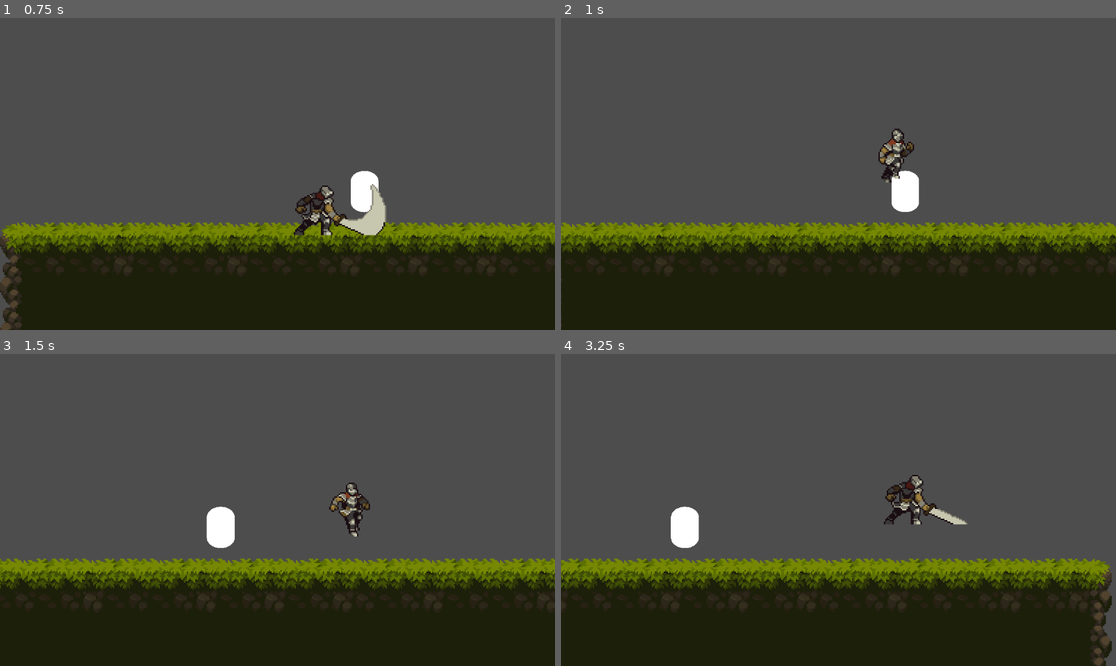
Above: before the commit, frames 1-4 (two rows, left to right).
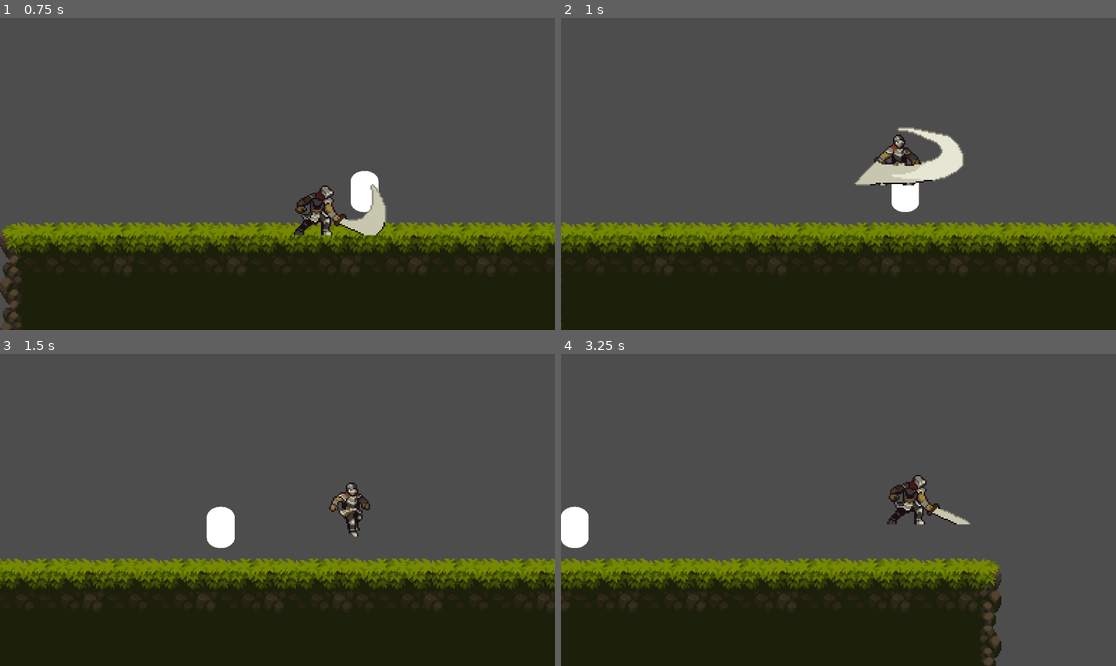
Above: after the commit, the same moments.

Repository: always-hehe-devs/heheGame
Game: Godot game, scene res://main.tscn
The game is run twice, just before and just after one commit, with the same random seed, the same clock (stepped at 60 frames per second) and the same inputs.
Inputs:
- Up to frame 1 (0.75 s): hold Right (move_right) from 0.53 s (still down); tap F (attack) at 0.6 s
- Up to frame 2 (1 s): keep holding Right (move_right); tap Space (jump) at 0.77 s; tap D (attack_second, bound only after the commit) at 0.8 s
- Up to frame 3 (1.5 s): keep holding Right (move_right); tap D (attack_second, bound only after the commit) at 1.35 s
- Up to frame 4 (3.25 s): tap Space (jump) at 1.52, 3.02 s; tap F (attack) at 1.55, 2.1, 3.05 s; release Right (move_right) at 2.03 s; hold Left (move_left) 2.03-2.78 s; tap D (attack_second, bound only after the commit) at 2.3 s; hold Right (move_right) from 2.78 s (still down); tap Z (grab) at 2.85 s

Frame 1 is identical in both runs. In frame 2, 2.0% of the frame differs, in the area x 52-73%, y 34-54%; in frame 3, less than 0.1%; in frame 4, 12%, in the area x 0-100%, y 38-100%.

Commit message:
Added secondary attack - i am lazy

Diff:
--- a/player.gd
+++ b/player.gd
@@ -53,6 +53,9 @@
 	if Input.is_action_just_pressed("attack"):
 		attack()
 
+	if Input.is_action_just_pressed("attack_second"):
+		attack_secondary()
+
 	overlapping_players = %PlayerBox.get_overlapping_areas()
 	for player_area in overlapping_players:
 		if player_area != self:
@@ -100,6 +103,11 @@
 	attacking = true
 	animation_locked = true
 
+func attack_secondary():
+	anim.play("attack_second")
+	attacking = true
+	animation_locked = true
+
 func update_roll(delta):
 	if rolling:
 		position.x += facing * delta * speed
--- a/player.tscn
+++ b/player.tscn
@@ -1,8 +1,9 @@
-[gd_scene load_steps=60 format=3 uid="uid://by7c8eay4jhkd"]
+[gd_scene load_steps=67 format=3 uid="uid://by7c8eay4jhkd"]
 
 [ext_resource type="Script" path="res://player.gd" id="1_f7bbb"]
 [ext_resource type="Texture2D" uid="uid://c54x1dya5m57y" path="res://assets/knight/_Attack.png" id="2_3wmrc"]
 [ext_resource type="Texture2D" uid="uid://bhkwh1veohslq" path="res://assets/knight/_Idle.png" id="2_73tnp"]
+[ext_resource type="Texture2D" uid="uid://bm02mw0uud67p" path="res://assets/knight/_Attack2NoMovement.png" id="3_4h6we"]
 [ext_resource type="Texture2D" uid="uid://cagbh8u5werub" path="res://assets/knight/_Dash.png" id="3_b61al"]
 [ext_resource type="Texture2D" uid="uid://6om2hsjnwr7" path="res://assets/knight/_Fall.png" id="4_erm62"]
 [ext_resource type="Texture2D" uid="uid://byg001t1bqdvg" path="res://assets/knight/_Jump.png" id="5_hpp2f"]
@@ -29,6 +30,30 @@
 atlas = ExtResource("2_3wmrc")
 region = Rect2(360, 37, 120, 43)
 
+[sub_resource type="AtlasTexture" id="AtlasTexture_r3nay"]
+atlas = ExtResource("3_4h6we")
+region = Rect2(0, 39, 120, 41)
+
+[sub_resource type="AtlasTexture" id="AtlasTexture_8errp"]
+atlas = ExtResource("3_4h6we")
+region = Rect2(120, 39, 120, 41)
+
+[sub_resource type="AtlasTexture" id="AtlasTexture_vm2na"]
+atlas = ExtResource("3_4h6we")
+region = Rect2(240, 39, 120, 41)
+
+[sub_resource type="AtlasTexture" id="AtlasTexture_0bmw0"]
+atlas = ExtResource("3_4h6we")
+region = Rect2(360, 39, 120, 41)
+
+[sub_resource type="AtlasTexture" id="AtlasTexture_ev3wq"]
+atlas = ExtResource("3_4h6we")
+region = Rect2(480, 39, 120, 41)
+
+[sub_resource type="AtlasTexture" id="AtlasTexture_ct0id"]
+atlas = ExtResource("3_4h6we")
+region = Rect2(600, 39, 120, 41)
+
 [sub_resource type="AtlasTexture" id="AtlasTexture_cuxne"]
 atlas = ExtResource("3_b61al")
 region = Rect2(0, 45, 120, 35)
@@ -219,6 +244,29 @@
 "loop": false,
 "name": &"attack",
 "speed": 20.0
+}, {
+"frames": [{
+"duration": 1.0,
+"texture": SubResource("AtlasTexture_r3nay")
+}, {
+"duration": 1.0,
+"texture": SubResource("AtlasTexture_8errp")
+}, {
+"duration": 1.0,
+"texture": SubResource("AtlasTexture_vm2na")
+}, {
+"duration": 1.0,
+"texture": SubResource("AtlasTexture_0bmw0")
+}, {
+"duration": 1.0,
+"texture": SubResource("AtlasTexture_ev3wq")
+}, {
+"duration": 1.0,
+"texture": SubResource("AtlasTexture_ct0id")
+}],
+"loop": false,
+"name": &"attack_second",
+"speed": 15.0
 }, {
 "frames": [{
 "duration": 1.0,
@@ -414,10 +462,8 @@
 unique_name_in_owner = true
 position = Vector2(-58, -21)
 sprite_frames = SubResource("SpriteFrames_ddvgb")
-animation = &"turn"
+animation = &"attack_second"
 autoplay = "idle"
-frame = 2
-frame_progress = 1.0
 centered = false
 flip_h = true
 
--- a/project.godot
+++ b/project.godot
@@ -57,6 +57,18 @@
 , Object(InputEventJoypadButton,"resource_local_to_scene":false,"resource_name":"","device":-1,"button_index":2,"pressure":0.0,"pressed":true,"script":null)
 ]
 }
+parry={
+"deadzone": 0.5,
+"events": [Object(InputEventJoypadMotion,"resource_local_to_scene":false,"resource_name":"","device":-1,"axis":4,"axis_value":1.0,"script":null)
+, Object(InputEventKey,"resource_local_to_scene":false,"resource_name":"","device":-1,"window_id":0,"alt_pressed":false,"shift_pressed":false,"ctrl_pressed":false,"meta_pressed":false,"pressed":false,"keycode":0,"physical_keycode":65,"key_label":0,"unicode":97,"echo":false,"script":null)
+]
+}
+attack_second={
+"deadzone": 0.5,
+"events": [Object(InputEventKey,"resource_local_to_scene":false,"resource_name":"","device":-1,"window_id":0,"alt_pressed":false,"shift_pressed":false,"ctrl_pressed":false,"meta_pressed":false,"pressed":false,"keycode":0,"physical_keycode":68,"key_label":0,"unicode":100,"echo":false,"script":null)
+, Object(InputEventJoypadButton,"resource_local_to_scene":false,"resource_name":"","device":-1,"button_index":3,"pressure":0.0,"pressed":true,"script":null)
+]
+}
 
 [physics]
 
